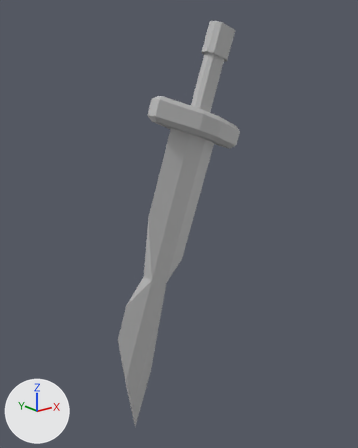
Before and after pictures for a commit that changed the FBX model FishPunch Project/TrickyTracks/Assets/TrickyTracks/Meshes/Environment/Swords/Sword_004_Enviroment_001_Broken.fbx.
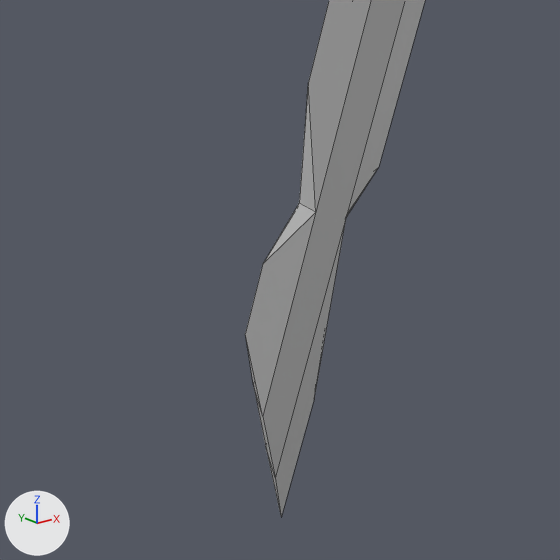
Each version is shown whole from a 50 mm lens placed at (-4.9, -4.54, 5.28), pointed at (-1.24, 0.03, 3.45), then close up on the part from 0% to 75% of the width and 40% to 100% of the height. Lighting does not change. The marker at lower left points along +X, +Y and +Z. The close-ups show mesh edges as thin lines. Where no turn or scale is listed for an object, it has been applied to the vertices.

The first close-up shows 'Sword_004_Enviroment_001_Broken'.
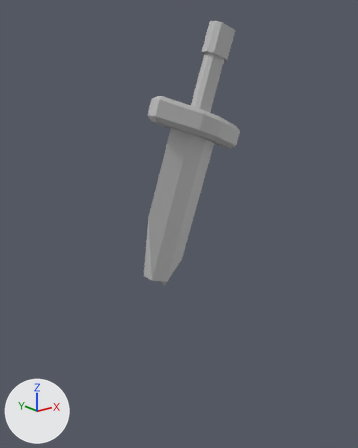
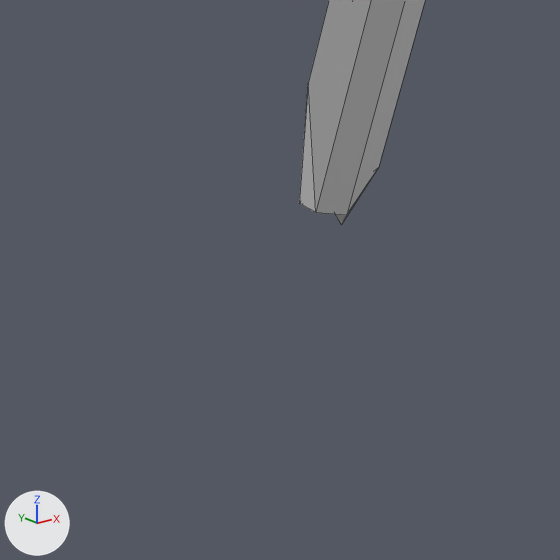
Where the newer file only moved an object's origin or applied its transform, the numbers keep the older frame.

Diff of the bpy script that builds the scene:
```diff
--- a/FishPunch Project/TrickyTracks/Assets/TrickyTracks/Meshes/Environment/Swords/Sword_004_Enviroment_001_Broken.fbx.py
+++ b/FishPunch Project/TrickyTracks/Assets/TrickyTracks/Meshes/Environment/Swords/Sword_004_Enviroment_001_Broken.fbx.py
@@ me_mesh @@
 # used by ob_sword_004_enviroment_001_broken; location = (-1.267, 0.0, 3.327)
-me_mesh.from_pydata(...)  # 96 vertices, 90 faces; spans x -0.93..0.93, y -0.25..0.25, z -2.48..2.48
+me_mesh.from_pydata(...)  # 88 vertices, 79 faces; spans x -0.54..0.93, y -0.25..0.25, z -0.63..2.48
+# me_mesh part 1
+# 8 vertices are removed from x -0.93..-0.46, y -0.08..0.08, z -2.48..-0.71
+# 13 faces are deleted
+# 2 new faces join them
 me_mesh.materials.append(mat_lambert1)
```

Location of each change, [x1, y1, x2, y2] in pixels of the close-ups (560 x 560 px):
'Sword_004_Enviroment_001_Broken', reshaped
    before: [245, 0, 425, 516]
    after: [299, 0, 425, 225]
part 1 of me_mesh, cut back
    before: [245, 203, 347, 516]
    after: [316, 209, 347, 215]
